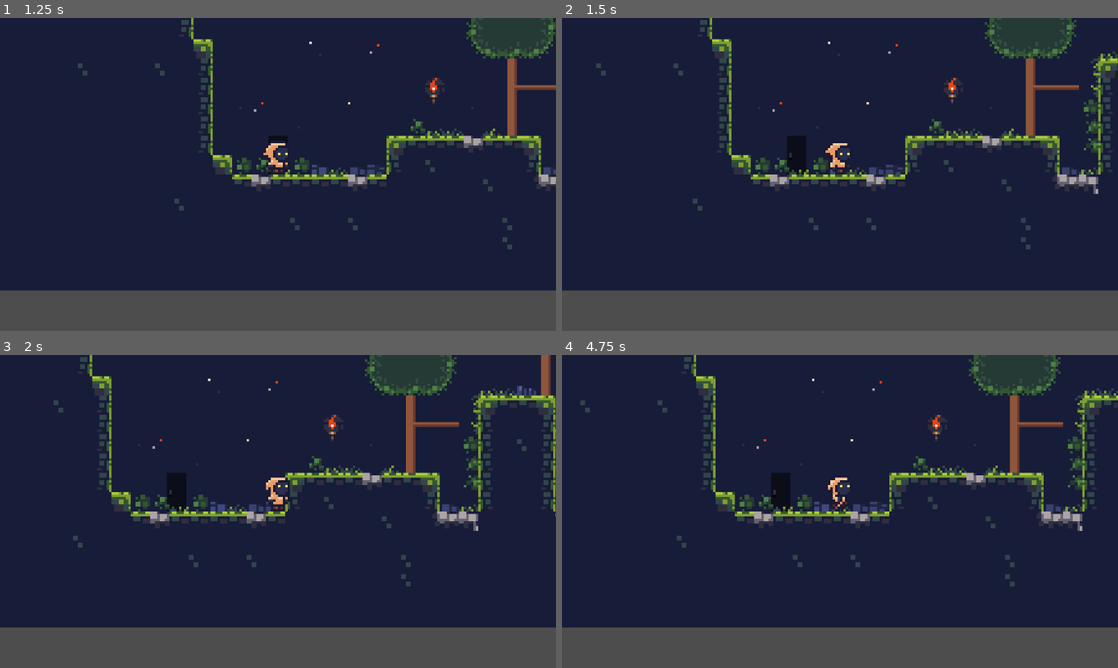
Above: before the commit, frames 1-4 (two rows, left to right).
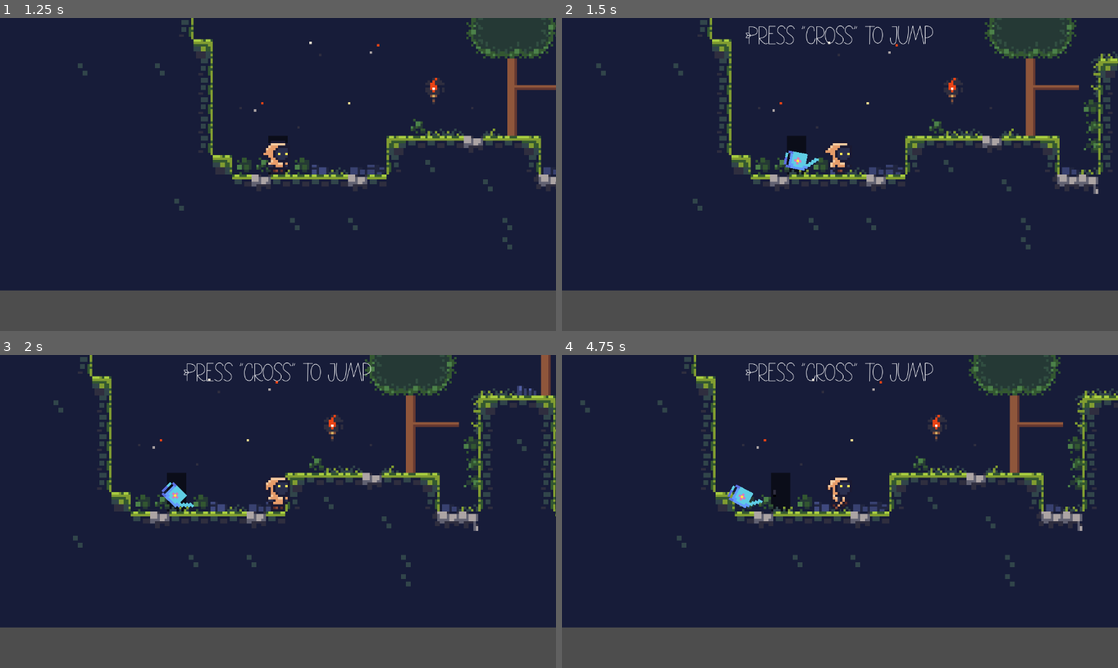
Above: after the commit, the same moments.

Repository: Kkiriya/Dingo25
Game: Godot game, scene res://Scenes/menus/main_menu.tscn
Same seed, same stepped clock (60 frames per second), same inputs: the game is played once before the commit and once after it.
Inputs (mouse positions are in pixels of both pictures, inside the frame that each line leads up to):
- Up to frame 1 (1.25 s): click "Start" at 0.5 s
- Up to frame 2 (1.5 s): tap Enter (ui_accept) at 1.25 s; move the mouse to (962, 158) at 1.27 s; hold D (right) from 1.28 s (still down); hold \ (WaterTree) from 1.28 s (still down); click (962, 158) at 1.42 s
- Up to frame 3 (2 s): keep holding D (right); keep holding \ (WaterTree); tap Enter (ui_accept) at 1.52 s
- Up to frame 4 (4.75 s): release D (right) at 2 s; release \ (WaterTree) at 2 s; drag from (728, 527) to (812, 574) at 2.02 s; move the mouse to (895, 442) at 2.77 s; hold A (left) 2.78-3.5 s; hold \ (WaterTree) 2.78-3.5 s; drag from (812, 574) to (673, 464) at 3.52 s; tap Enter (ui_accept) at 4.25, 4.52 s; move the mouse to (1006, 558) at 4.27 s; hold D (right) from 4.28 s (still down); hold \ (WaterTree) from 4.28 s (still down)

Frame 1 is identical in both runs. In frame 2, 0.7% of the frame differs, in the area x 33-67%, y 2-49%; in frame 3, 0.7%, in the area x 29-67%, y 2-49%; in frame 4, 0.6%.

Commit message:
working tutorial ui

Diff:
--- a/dingo25/Scenes/level/level_1.tscn
+++ b/dingo25/Scenes/level/level_1.tscn
@@ -1,7 +1,7 @@
-[gd_scene load_steps=7 format=4 uid="uid://bd7woiw85su8m"]
+[gd_scene load_steps=10 format=4 uid="uid://bd7woiw85su8m"]
 
 [ext_resource type="Script" path="res://scripts/level_1.gd" id="1_2kj0f"]
-[ext_resource type="Texture2D" uid="uid://dlrmpkxmjypf" path="res://Assets/Cavernas_by_Adam_Saltsman.png" id="2_bo4t1"]
+[ext_resource type="Texture2D" uid="uid://dlrmpkxmjypf" path="res://sprites/Cavernas_by_Adam_Saltsman.png" id="2_bo4t1"]
 [ext_resource type="PackedScene" uid="uid://cyp2or1qx5lhx" path="res://Scenes/player.tscn" id="2_ilx0i"]
 
 [sub_resource type="TileSetAtlasSource" id="TileSetAtlasSource_mttf4"]
@@ -273,12 +273,20 @@
 sources/0 = SubResource("TileSetAtlasSource_mttf4")
 
 [sub_resource type="RectangleShape2D" id="RectangleShape2D_pcaat"]
-size = Vector2(25.9685, 14.2077)
+size = Vector2(25.5495, 14.2077)
+
+[sub_resource type="RectangleShape2D" id="RectangleShape2D_ml2sq"]
+size = Vector2(41, 36)
+
+[sub_resource type="RectangleShape2D" id="RectangleShape2D_t0i26"]
+
+[sub_resource type="RectangleShape2D" id="RectangleShape2D_c8iyc"]
+size = Vector2(100, 12)
 
 [node name="Game" type="Node" node_paths=PackedStringArray("player", "next_level")]
 script = ExtResource("1_2kj0f")
 player = NodePath("Player")
-next_level = NodePath("Next_level")
+next_level = NodePath("Map Object/Next_level")
 
 [node name="TileMap" type="Node" parent="."]
 
@@ -299,20 +307,51 @@
 collision_mask = 3
 speed = 3
 jump_velocity = 7
-RespawnPoint = NodePath("../RespawnPoint")
-
-[node name="RespawnPoint" type="Marker2D" parent="."]
-position = Vector2(20, -13)
-
-[node name="Next_level" type="Area2D" parent="."]
+RespawnPoint = NodePath("../Map Object/RespawnPoint")
+
+[node name="Map Object" type="Node" parent="."]
+
+[node name="Next_level" type="Area2D" parent="Map Object"]
 position = Vector2(73, -25)
 collision_layer = 2
 collision_mask = 2
 
-[node name="CollisionShape2D" type="CollisionShape2D" parent="Next_level"]
-position = Vector2(179, -248)
+[node name="CollisionShape2D" type="CollisionShape2D" parent="Map Object/Next_level"]
+position = Vector2(180, -248)
 scale = Vector2(0.313117, 1.12615)
 shape = SubResource("RectangleShape2D_pcaat")
 
-[connection signal="body_entered" from="Next_level" to="." method="_on_next_level_body_entered"]
-[connection signal="body_shape_exited" from="Next_level" to="." method="_on_next_level_body_shape_exited"]
+[node name="RespawnPoint" type="Marker2D" parent="Map Object"]
+position = Vector2(20, -13)
+
+[node name="jump" type="Area2D" parent="Map Object"]
+position = Vector2(57, -16)
+collision_layer = 2
+collision_mask = 2
+
+[node name="CollisionShape2D" type="CollisionShape2D" parent="Map Object/jump"]
+shape = SubResource("RectangleShape2D_ml2sq")
+
+[node name="water" type="Area2D" parent="Map Object"]
+position = Vector2(117, -27)
+collision_layer = 2
+collision_mask = 2
+
+[node name="CollisionShape2D" type="CollisionShape2D" parent="Map Object/water"]
+shape = SubResource("RectangleShape2D_t0i26")
+
+[node name="reset" type="Area2D" parent="Map Object"]
+position = Vector2(219, -10)
+collision_layer = 2
+collision_mask = 2
+
+[node name="CollisionShape2D" type="CollisionShape2D" parent="Map Object/reset"]
+position = Vector2(6, 4)
+shape = SubResource("RectangleShape2D_c8iyc")
+
+[connection signal="body_entered" from="Map Object/Next_level" to="." method="_on_next_level_body_entered"]
+[connection signal="body_entered" from="Map Object/Next_level" to="Player" method="_on_next_level_body_entered"]
+[connection signal="body_shape_exited" from="Map Object/Next_level" to="." method="_on_next_level_body_shape_exited"]
+[connection signal="body_entered" from="Map Object/jump" to="Player" method="_on_jump_body_entered"]
+[connection signal="body_entered" from="Map Object/water" to="Player" method="_on_water_body_entered"]
+[connection signal="body_entered" from="Map Object/reset" to="Player" method="_on_reset_body_entered"]
--- a/dingo25/Scenes/player.tscn
+++ b/dingo25/Scenes/player.tscn
@@ -1,15 +1,18 @@
-[gd_scene load_steps=11 format=3 uid="uid://cyp2or1qx5lhx"]
+[gd_scene load_steps=18 format=3 uid="uid://cyp2or1qx5lhx"]
 
 [ext_resource type="Texture2D" uid="uid://djba2ts2aee3y" path="res://sprites/player.png" id="1_c0dl6"]
 [ext_resource type="Script" path="res://scripts/PlayerController.gd" id="1_f1yub"]
 [ext_resource type="Script" path="res://scripts/player_anim.gd" id="2_64m7b"]
+[ext_resource type="Texture2D" uid="uid://c7fda1fbbb0rt" path="res://sprites/waterCan/Water3.png" id="2_c7akd"]
+[ext_resource type="FontFile" uid="uid://cpl5o0gy0q54g" path="res://Assets/nature-green-font/NatureGreen-gxm66.otf" id="2_qaofh"]
+[ext_resource type="Script" path="res://Scripts/visual_cues.gd" id="4_nonui"]
 
 [sub_resource type="Animation" id="Animation_jboqu"]
 length = 0.001
 tracks/0/type = "value"
 tracks/0/imported = false
 tracks/0/enabled = true
-tracks/0/path = NodePath("PlayerAnim/Sprite2D:region_rect")
+tracks/0/path = NodePath("PlayerAnim/player_sprite:region_rect")
 tracks/0/interp = 1
 tracks/0/loop_wrap = true
 tracks/0/keys = {
@@ -25,7 +28,7 @@
 tracks/0/type = "value"
 tracks/0/imported = false
 tracks/0/enabled = true
-tracks/0/path = NodePath("PlayerAnim/Sprite2D:region_rect")
+tracks/0/path = NodePath("PlayerAnim/player_sprite:region_rect")
 tracks/0/interp = 1
 tracks/0/loop_wrap = true
 tracks/0/keys = {
@@ -43,7 +46,7 @@
 tracks/0/type = "value"
 tracks/0/imported = false
 tracks/0/enabled = true
-tracks/0/path = NodePath("PlayerAnim/Sprite2D:region_rect")
+tracks/0/path = NodePath("PlayerAnim/player_sprite:region_rect")
 tracks/0/interp = 0
 tracks/0/loop_wrap = true
 tracks/0/keys = {
@@ -59,7 +62,7 @@
 tracks/0/type = "value"
 tracks/0/imported = false
 tracks/0/enabled = true
-tracks/0/path = NodePath("PlayerAnim/Sprite2D:region_rect")
+tracks/0/path = NodePath("PlayerAnim/player_sprite:region_rect")
 tracks/0/interp = 1
 tracks/0/loop_wrap = true
 tracks/0/keys = {
@@ -76,7 +79,7 @@
 tracks/0/type = "value"
 tracks/0/imported = false
 tracks/0/enabled = true
-tracks/0/path = NodePath("PlayerAnim/Sprite2D:region_rect")
+tracks/0/path = NodePath("PlayerAnim/player_sprite:region_rect")
 tracks/0/interp = 0
 tracks/0/loop_wrap = true
 tracks/0/keys = {
@@ -98,19 +101,122 @@
 [sub_resource type="RectangleShape2D" id="RectangleShape2D_igkq8"]
 size = Vector2(6, 14)
 
-[node name="Player" type="CharacterBody2D" groups=["player"]]
+[sub_resource type="AtlasTexture" id="AtlasTexture_a7v71"]
+atlas = ExtResource("2_c7akd")
+
+[sub_resource type="Animation" id="Animation_5g68l"]
+resource_name = "watering"
+length = 1.5
+step = 0.25
+tracks/0/type = "value"
+tracks/0/imported = false
+tracks/0/enabled = true
+tracks/0/path = NodePath("wateringCan_sprite:rotation")
+tracks/0/interp = 1
+tracks/0/loop_wrap = true
+tracks/0/keys = {
+"times": PackedFloat32Array(0, 0.75, 1.5),
+"transitions": PackedFloat32Array(1, 1, 1),
+"update": 0,
+"values": [0.0, 0.872665, 0.0]
+}
+
+[sub_resource type="Animation" id="Animation_jmbwj"]
+length = 0.001
+tracks/0/type = "value"
+tracks/0/imported = false
+tracks/0/enabled = true
+tracks/0/path = NodePath("wateringCan_sprite:rotation")
+tracks/0/interp = 1
+tracks/0/loop_wrap = true
+tracks/0/keys = {
+"times": PackedFloat32Array(0),
+"transitions": PackedFloat32Array(1),
+"update": 0,
+"values": [0.0]
+}
+
+[sub_resource type="AnimationLibrary" id="AnimationLibrary_tkb0a"]
+_data = {
+"RESET": SubResource("Animation_jmbwj"),
+"watering": SubResource("Animation_5g68l")
+}
+
+[node name="Player" type="CharacterBody2D" node_paths=PackedStringArray("jumpUI", "waterUI", "resetlvl_UI", "nextlvl_UI") groups=["player"]]
 script = ExtResource("1_f1yub")
+jumpUI = NodePath("Camera2D/CanvasLayer/jump_lbl")
+waterUI = NodePath("Camera2D/CanvasLayer/water_lbl")
+resetlvl_UI = NodePath("Camera2D/CanvasLayer/resetlvl_lbl")
+nextlvl_UI = NodePath("Camera2D/CanvasLayer/nextlvl_lbl")
 
 [node name="Camera2D" type="Camera2D" parent="."]
 zoom = Vector2(5, 5)
+
+[node name="CanvasLayer" type="CanvasLayer" parent="Camera2D"]
+
+[node name="jump_lbl" type="Label" parent="Camera2D/CanvasLayer"]
+visible = false
+anchors_preset = 5
+anchor_left = 0.5
+anchor_right = 0.5
+offset_left = -66.5
+offset_right = 66.5
+offset_bottom = 23.0
+grow_horizontal = 2
+theme_override_fonts/font = ExtResource("2_qaofh")
+theme_override_font_sizes/font_size = 30
+text = "Press \"cross\" to jump"
+horizontal_alignment = 1
+
+[node name="water_lbl" type="Label" parent="Camera2D/CanvasLayer"]
+visible = false
+anchors_preset = 5
+anchor_left = 0.5
+anchor_right = 0.5
+offset_left = -66.5
+offset_right = 66.5
+offset_bottom = 23.0
+grow_horizontal = 2
+theme_override_fonts/font = ExtResource("2_qaofh")
+theme_override_font_sizes/font_size = 30
+text = "Press \"square\" to water tree"
+horizontal_alignment = 1
+
+[node name="resetlvl_lbl" type="Label" parent="Camera2D/CanvasLayer"]
+visible = false
+anchors_preset = 5
+anchor_left = 0.5
+anchor_right = 0.5
+offset_left = -66.5
+offset_right = 66.5
+offset_bottom = 23.0
+grow_horizontal = 2
+theme_override_fonts/font = ExtResource("2_qaofh")
+theme_override_font_sizes/font_size = 30
+text = "Press \"triangle\" to restart the level"
+horizontal_alignment = 1
+
+[node name="nextlvl_lbl" type="Label" parent="Camera2D/CanvasLayer"]
+visible = false
+anchors_preset = 5
+anchor_left = 0.5
+anchor_right = 0.5
+offset_left = -66.5
+offset_right = 66.5
+offset_bottom = 23.0
+grow_horizontal = 2
+theme_override_fonts/font = ExtResource("2_qaofh")
+theme_override_font_sizes/font_size = 30
+text = "Press \"up\" to go to next level"
+horizontal_alignment = 1
 
 [node name="PlayerAnim" type="Node2D" parent="." node_paths=PackedStringArray("player_controller", "animation_player", "sprite")]
 script = ExtResource("2_64m7b")
 player_controller = NodePath("..")
-animation_player = NodePath("AnimationPlayer")
-sprite = NodePath("Sprite2D")
-
-[node name="AnimationPlayer" type="AnimationPlayer" parent="PlayerAnim"]
+animation_player = NodePath("player_AnimationPlayer")
+sprite = NodePath("player_sprite")
+
+[node name="player_AnimationPlayer" type="AnimationPlayer" parent="PlayerAnim"]
 root_node = NodePath("../..")
 libraries = {
 "": SubResource("AnimationLibrary_75i6h")
@@ -118,7 +224,7 @@
 autoplay = "idle"
 speed_scale = 1.5
 
-[node name="Sprite2D" type="Sprite2D" parent="PlayerAnim"]
+[node name="player_sprite" type="Sprite2D" parent="PlayerAnim"]
 position = Vector2(0, -8)
 texture = ExtResource("1_c0dl6")
 region_enabled = true
@@ -128,3 +234,23 @@
 z_index = 5
 position = Vector2(0, -7)
 shape = SubResource("RectangleShape2D_igkq8")
+
+[node name="Visual_Cues" type="Node" parent="." node_paths=PackedStringArray("player_controller", "animation_player", "sprite")]
+script = ExtResource("4_nonui")
+player_controller = NodePath("..")
+animation_player = NodePath("wateringCan_sprite/wateringCan_AnimationPlayer")
+sprite = NodePath("wateringCan_sprite")
+
+[node name="wateringCan_sprite" type="Sprite2D" parent="Visual_Cues"]
+visible = false
+position = Vector2(7, -11)
+texture = SubResource("AtlasTexture_a7v71")
+flip_h = true
+
+[node name="wateringCan_AnimationPlayer" type="AnimationPlayer" parent="Visual_Cues/wateringCan_sprite"]
+root_node = NodePath("../..")
+libraries = {
+"": SubResource("AnimationLibrary_tkb0a")
+}
+
+[connection signal="animation_finished" from="Visual_Cues/wateringCan_sprite/wateringCan_AnimationPlayer" to="Visual_Cues" method="_on_watering_can_animation_player_animation_finished"]
--- a/dingo25/Scripts/PlayerController.gd
+++ b/dingo25/Scripts/PlayerController.gd
@@ -3,6 +3,10 @@
 @export var speed =10
 @export var jump_velocity = 10
 @export var RespawnPoint : Marker2D
+@export var jumpUI: Label
+@export var waterUI: Label
+@export var resetlvl_UI: Label
+@export var nextlvl_UI: Label
 #@export var NextLevel : Area2D
 
 var speed_multiplier = 30
@@ -12,6 +16,12 @@
 
 #const SPEED = 300.0
 #const JUMP_VELOCITY = -400.0
+
+func _ready() -> void:
+	jumpUI.visible = false
+	waterUI.visible = false
+	resetlvl_UI.visible = false
+	nextlvl_UI.visible = false
 
 
 func _physics_process(delta: float) -> void:
@@ -40,3 +50,27 @@
 		velocity.x = move_toward(velocity.x, 0, (speed * speed_multiplier))
 
 	move_and_slide()
+
+
+func _on_jump_body_entered(body: Node2D) -> void:
+	jumpUI.visible = true
+	await get_tree().create_timer(1).timeout
+	jumpUI.visible = false
+
+
+func _on_water_body_entered(body: Node2D) -> void:
+	waterUI.visible = true
+	await get_tree().create_timer(1).timeout
+	waterUI.visible = false
+
+
+func _on_next_level_body_entered(body: Node2D) -> void:
+	nextlvl_UI.visible = true
+	await get_tree().create_timer(1).timeout
+	nextlvl_UI.visible = false
+
+
+func _on_reset_body_entered(body: Node2D) -> void:
+	resetlvl_UI.visible = true
+	await get_tree().create_timer(1).timeout
+	resetlvl_UI.visible = false
--- a/dingo25/Scripts/level_1.gd
+++ b/dingo25/Scripts/level_1.gd
@@ -14,8 +14,10 @@
 
 func _input(event: InputEvent) -> void:
 	if in_body == 1:
-		if Input.is_action_just_pressed("down"):
+		if Input.is_action_just_pressed("up"):
 			get_tree().change_scene_to_file("res://scenes/level/test.tscn")
+
+
 func _on_next_level_body_entered(body: Node2D) -> void:
 	in_body = 1
 
--- /dev/null
+++ b/dingo25/Scripts/visual_cues.gd
@@ -0,0 +1,23 @@
+extends Node
+
+@export var player_controller : CharacterBody2D
+@export var animation_player : AnimationPlayer
+@export var sprite : Sprite2D
+
+
+# Called when the node enters the scene tree for the first time.
+func _ready() -> void:
+	pass # Replace with function body.
+
+
+# Called every frame. 'delta' is the elapsed time since the previous frame.
+func _process(delta: float) -> void:
+	if Input.is_action_just_pressed("WaterTree"):
+		sprite.global_position = player_controller.global_position + Vector2(0, -8)
+		sprite.visible = true
+		animation_player.play("watering")
+
+
+
+func _on_watering_can_animation_player_animation_finished(anim_name: StringName) -> void:
+	sprite.visible = false
--- a/dingo25/project.godot
+++ b/dingo25/project.godot
@@ -112,6 +112,8 @@
 WaterTree={
 "deadzone": 0.5,
 "events": [Object(InputEventKey,"resource_local_to_scene":false,"resource_name":"","device":-1,"window_id":0,"alt_press …(191 unchanged characters)…
+, Object(InputEventKey,"resource_local_to_scene":false,"resource_name":"","device":-1,"window_id":0,"alt_pressed":false,"shift_pressed":false,"ctrl_pressed":false,"meta_pressed":false,"pressed":false,"keycode":0,"physical_keycode":47,"key_label":0,"unicode":47,"location":0,"echo":false,"script":null)
+, Object(InputEventJoypadButton,"resource_local_to_scene":false,"resource_name":"","device":-1,"button_index":2,"pressure":0.0,"pressed":true,"script":null)
 ]
 }
 
Binary file added: dingo25/sprites/waterCan/Water3.png
Not shown, added: dingo25/sprites/waterCan/Water3.png.import
Binary file added: dingo25/sprites/waterCan/Water4.png
Not shown, added: dingo25/sprites/waterCan/Water4.png.import
Binary file added: dingo25/sprites/waterCan/Water5.png
Not shown, added: dingo25/sprites/waterCan/Water5.png.import
Binary file added: dingo25/sprites/waterCan/Water6.png
Not shown, added: dingo25/sprites/waterCan/Water6.png.import
Not shown, changed: dingo25/.DS_Store
Not shown, changed: dingo25/Assets/.DS_Store
